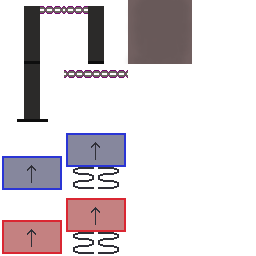
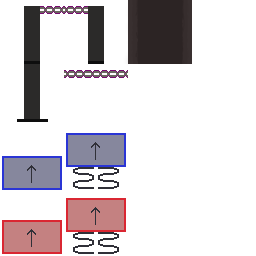
Two versions of the same layered image (256px x 256px). Layer-by-layer changes:
added group "slide" with 2 layers above "spring-red" over <box>128,0,192,64</box>
added layer "dark" (50%) in group "slide" over <box>128,0,192,64</box>
renamed "slide" to "ground", moved it into group "slide", painted on it over <box>128,0,192,64</box>
